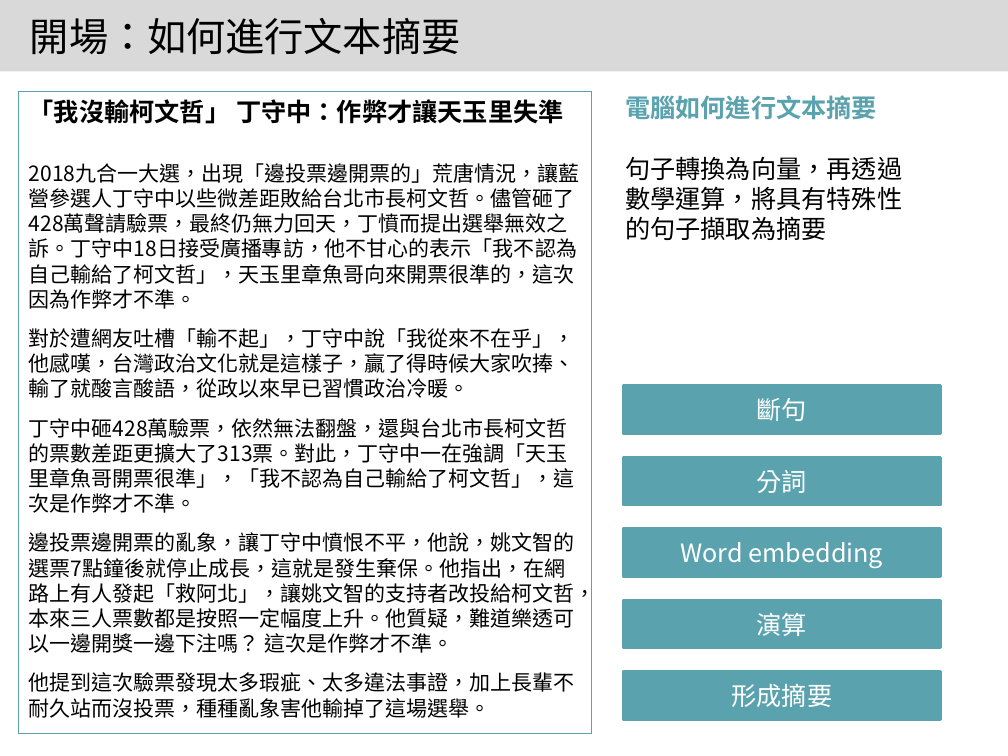
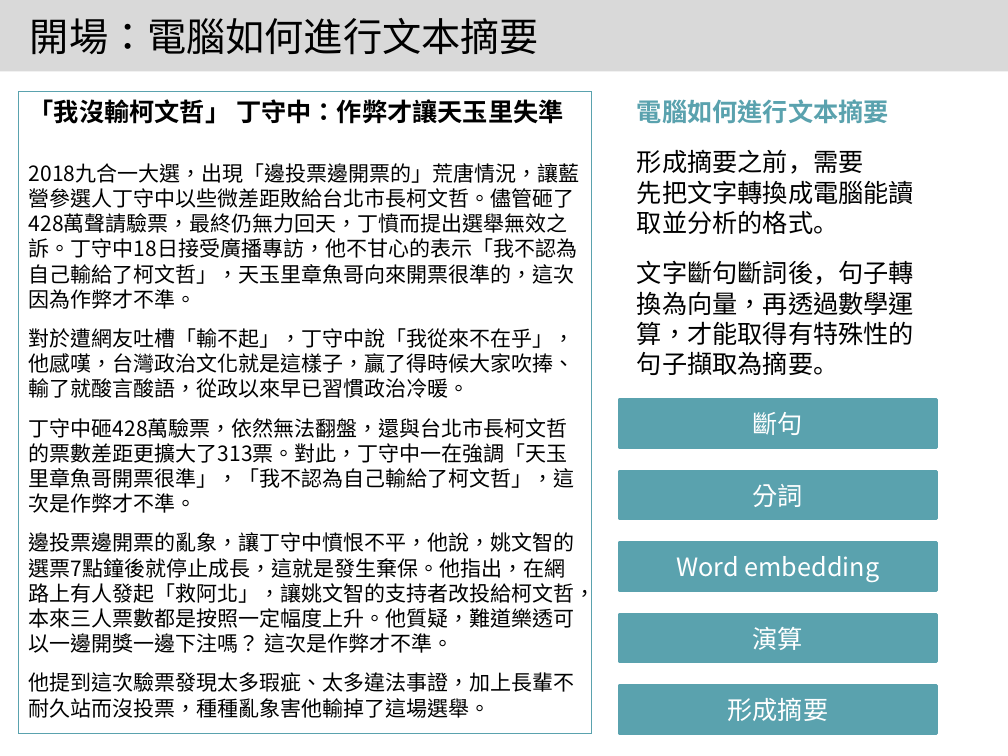
Before and after one commit to 1napcompsci/Automatic-Text-Summarization, a slide deck: slide 5 of Summarization with Yahoo - SETN/實習專案報告 Template (Revised).pptx. Drawn at 1008x756 pixels with LibreOffice and Linux fonts; fonts in the diff are those of the drawing. Boxes give left, top, right and bottom in pixels: in the first picture for what was removed or moved away, otherwise in the second. Text is boxed around its words. In the diff, an @@ line names an element or a change of style, - is before the commit and + after.

```diff
--- a/Summarization with Yahoo - SETN/實習專案報告 Template (Revised).pptx
+++ b/Summarization with Yahoo - SETN/實習專案報告 Template (Revised).pptx
@@ title at [30,18,539,55]: text changed @@
-開場：如何進行文本摘要
+開場：電腦如何進行文本摘要
@@ text "電腦如何進行文本摘要": place and size @@
-text "電腦如何進行文本摘要" at [625,95,902,240]
+text "電腦如何進行文本摘要" at [637,99,914,375]
@@ text at [637,150,914,375]: text changed @@
-句子轉換為向量，再透過數學運算，將具有特殊性的句子擷取為摘要
+形成摘要之前，需要
+先把文字轉換成電腦能讀取並分析的格式。
+文字斷句斷詞後，句子轉換為向量，再透過數學運算，才能取得有特殊性的句子擷取為摘要。
@@ 5 rectangles: place and size @@
-5 rectangles at [623,386,940,719]
+5 rectangles at [619,400,936,733]
```
Also in this commit, not shown: 14 other slides changed, 1 slide added.
